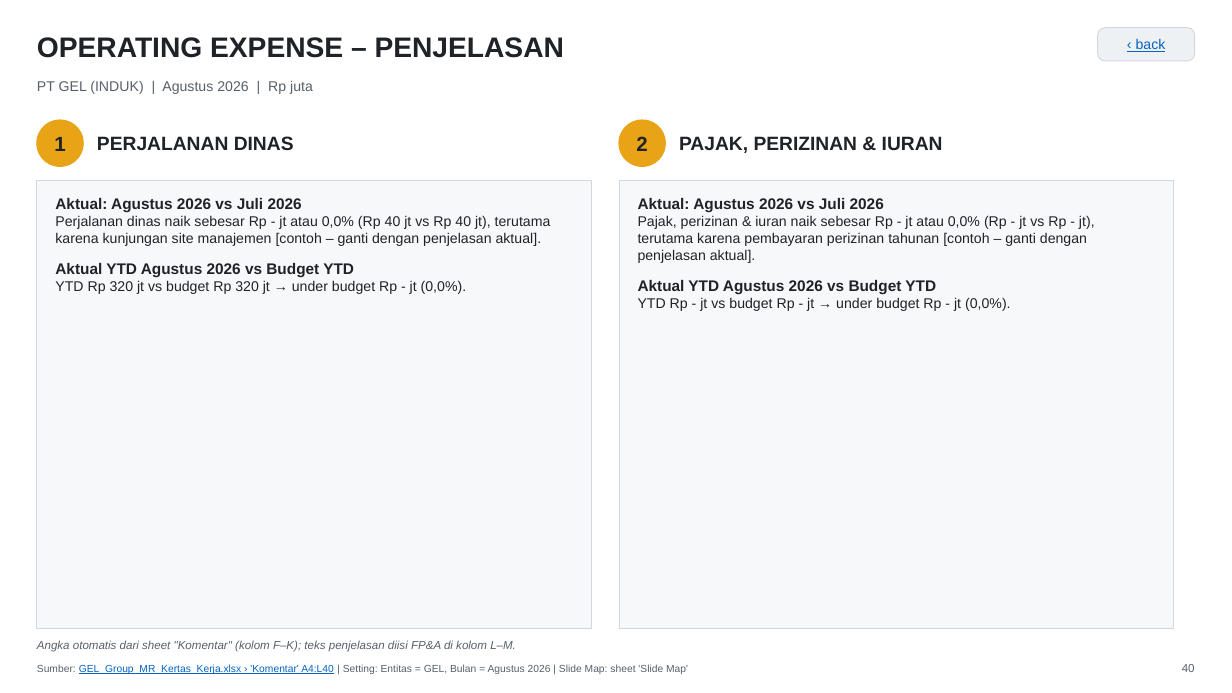
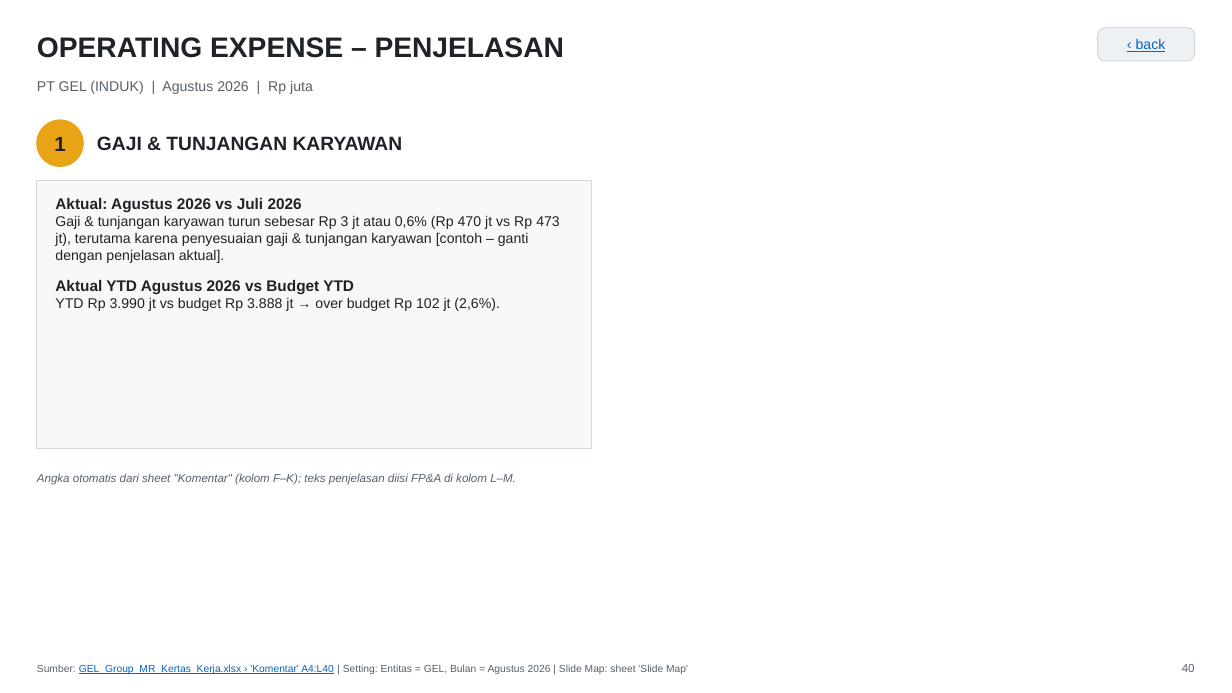
Before and after one commit to Riana-2106/Riana-NextGen-Builders-Final-Project, a slide deck: slide 40 of docs/fpa-global-energy-group/gel-group-management-report/GEL_Group_Management_Report.pptx. Drawn at 1232x693 pixels with LibreOffice and Linux fonts; fonts in the diff are those of the drawing. Boxes give left, top, right and bottom in pixels: in the first picture for what was removed or moved away, otherwise in the second. Text is boxed around its words. In the diff, an @@ line names an element or a change of style, - is before the commit and + after.

```diff
--- a/docs/fpa-global-energy-group/gel-group-management-report/GEL_Group_Management_Report.pptx
+++ b/docs/fpa-global-energy-group/gel-group-management-report/GEL_Group_Management_Report.pptx
@@ text at (x1=97, y1=136, x2=403, y2=150): text changed @@
-PERJALANAN DINAS
+GAJI & TUNJANGAN KARYAWAN
@@ ellipse removed at (x1=619, y1=120, x2=665, y2=166) @@
@@ text removed at (x1=636, y1=136, x2=647, y2=151) @@
-2
@@ text removed at (x1=679, y1=136, x2=943, y2=153) @@
-PAJAK, PERIZINAN & IURAN
@@ rectangle resized from (x1=37, y1=180, x2=592, y2=628) to (x1=37, y1=180, x2=592, y2=448) @@
@@ rectangle removed at (x1=619, y1=180, x2=1174, y2=628) @@
@@ text removed at (x1=638, y1=198, x2=1095, y2=311) @@
-Aktual: Agustus 2026 vs Juli 2026
-Pajak, perizinan & iuran naik sebesar Rp - jt atau 0,0% (Rp - jt vs Rp - jt), terutama karena pembayaran perizinan tahunan [contoh – ganti dengan penjelasan aktual].
-Aktual YTD Agustus 2026 vs Budget YTD
-YTD Rp - jt vs budget Rp - jt → under budget Rp - jt (0,0%).
@@ text at (x1=55, y1=215, x2=560, y2=263): text changed @@
-Perjalanan dinas naik sebesar Rp - jt atau 0,0% (Rp 40 jt vs Rp 40 jt), terutama karena kunjungan site manajemen [contoh – ganti dengan penjelasan aktual].
+Gaji & tunjangan karyawan turun sebesar Rp 3 jt atau 0,6% (Rp 470 jt vs Rp 473 jt), terutama karena penyesuaian gaji & tunjangan karyawan [contoh – ganti dengan penjelasan aktual].
@@ text at (x1=55, y1=297, x2=500, y2=311): text changed @@
-YTD Rp 320 jt vs budget Rp 320 jt → under budget Rp - jt (0,0%).
+YTD Rp 3.990 jt vs budget Rp 3.888 jt → over budget Rp 102 jt (2,6%).
@@ text "Angka otomatis dari sheet "Komentar" ..." moved from (x1=37, y1=640, x2=516, y2=652) to (x1=37, y1=473, x2=516, y2=485) @@
```
Also in this commit, not shown: 30 other slides changed, 1 slide added, 1 other file.
